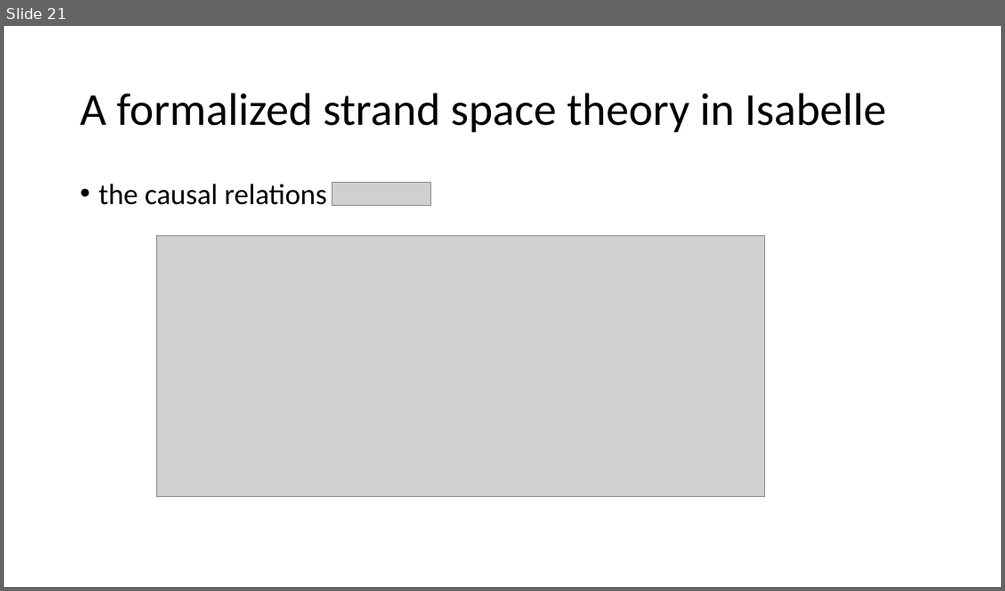
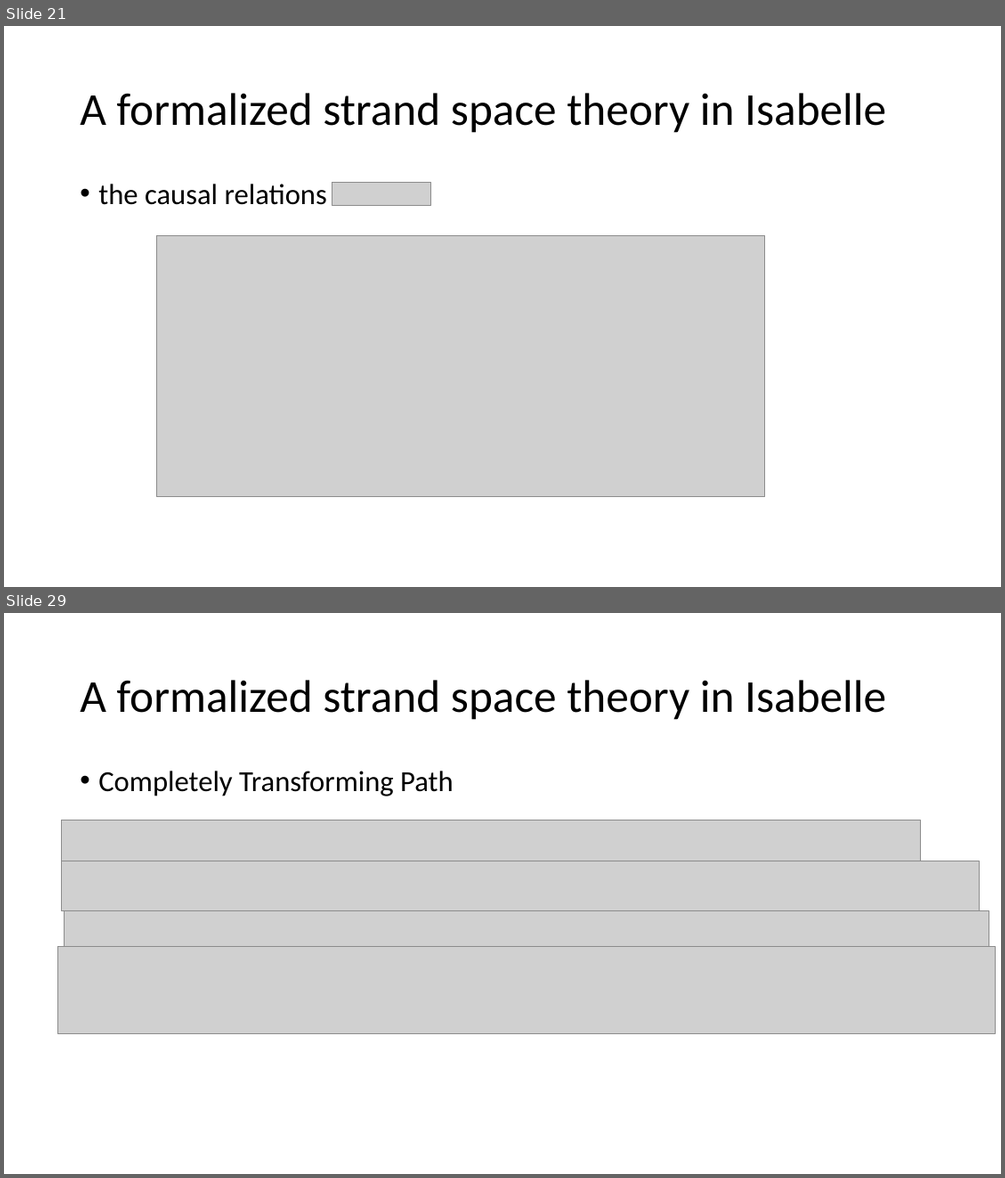
Before and after one commit to bacmive/paper_notes, a slide deck: notes7-strand space.pptx. Shown one above the other, each under a label of ours: slide 21 before the commit, slides 21 and 29 after it; the slides between them are not shown. The pictures are 1005x591 and 1005x1178 pixels, drawn with LibreOffice and Linux fonts; fonts in the diff are those of the drawing; grey boxes stand for pictures. Boxes give left, top, right and bottom in pixels: in the first picture for what was removed or moved away, otherwise in the second. Text is boxed around its words. In the diff, an @@ line names an element or a change of style, - is before the commit and + after.

Commit message:
strand

```diff
--- a/notes7-strand space.pptx
+++ b/notes7-strand space.pptx
@@ slide 29 added at [4, 613, 1001, 1174], background #FFFFFF @@
@@ title added at [80, 680, 886, 720], 44 pt, text #000000 @@
+A formalized strand space theory in Isabelle
@@ text added at [98, 771, 453, 796], 28 pt, text #000000 @@
+• Completely Transforming Path
@@ picture added at [62, 820, 921, 861] @@
@@ picture added at [62, 861, 979, 911] @@
@@ picture added at [64, 910, 989, 947] @@
@@ picture added at [57, 947, 995, 1033] @@
```
Also in this commit, not shown: 1 slide changed, 6 other slides added.
